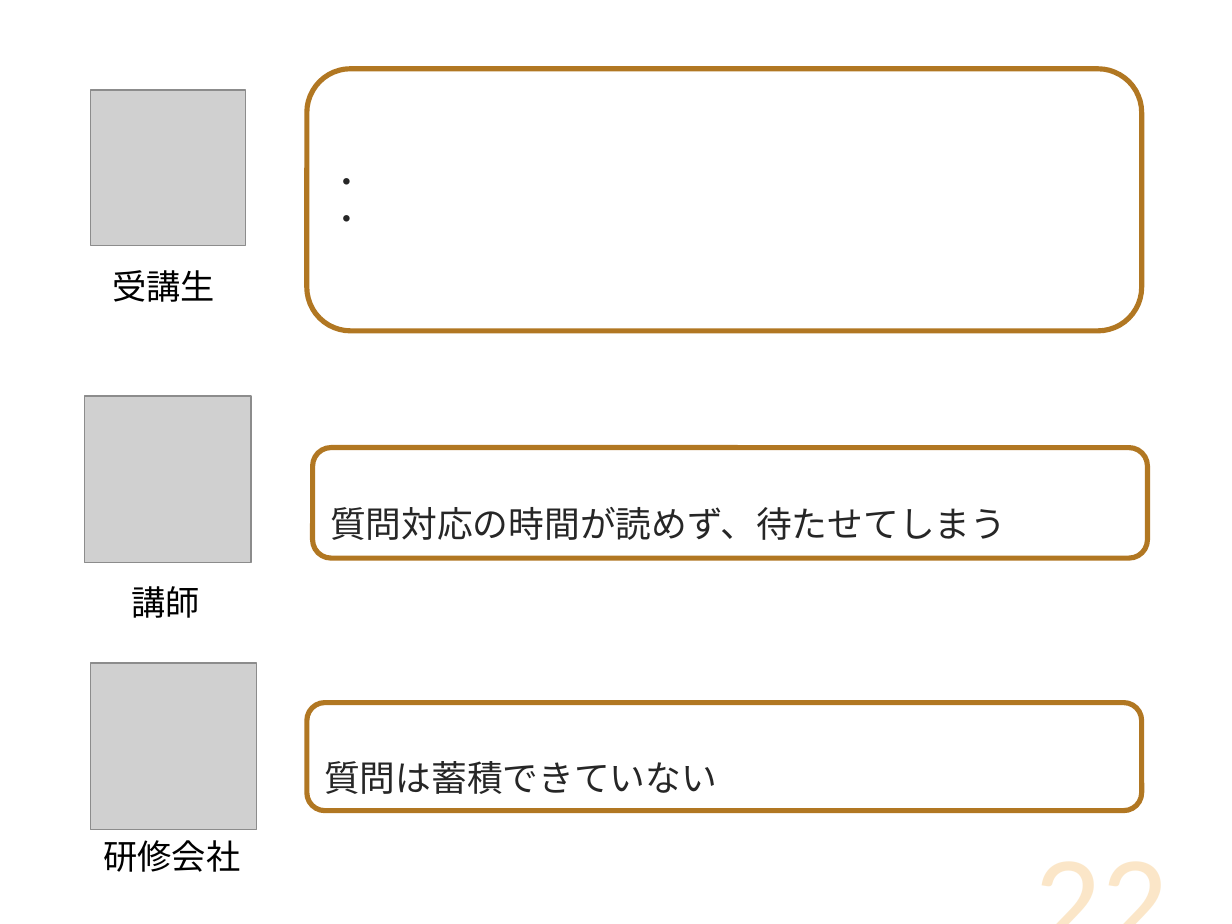
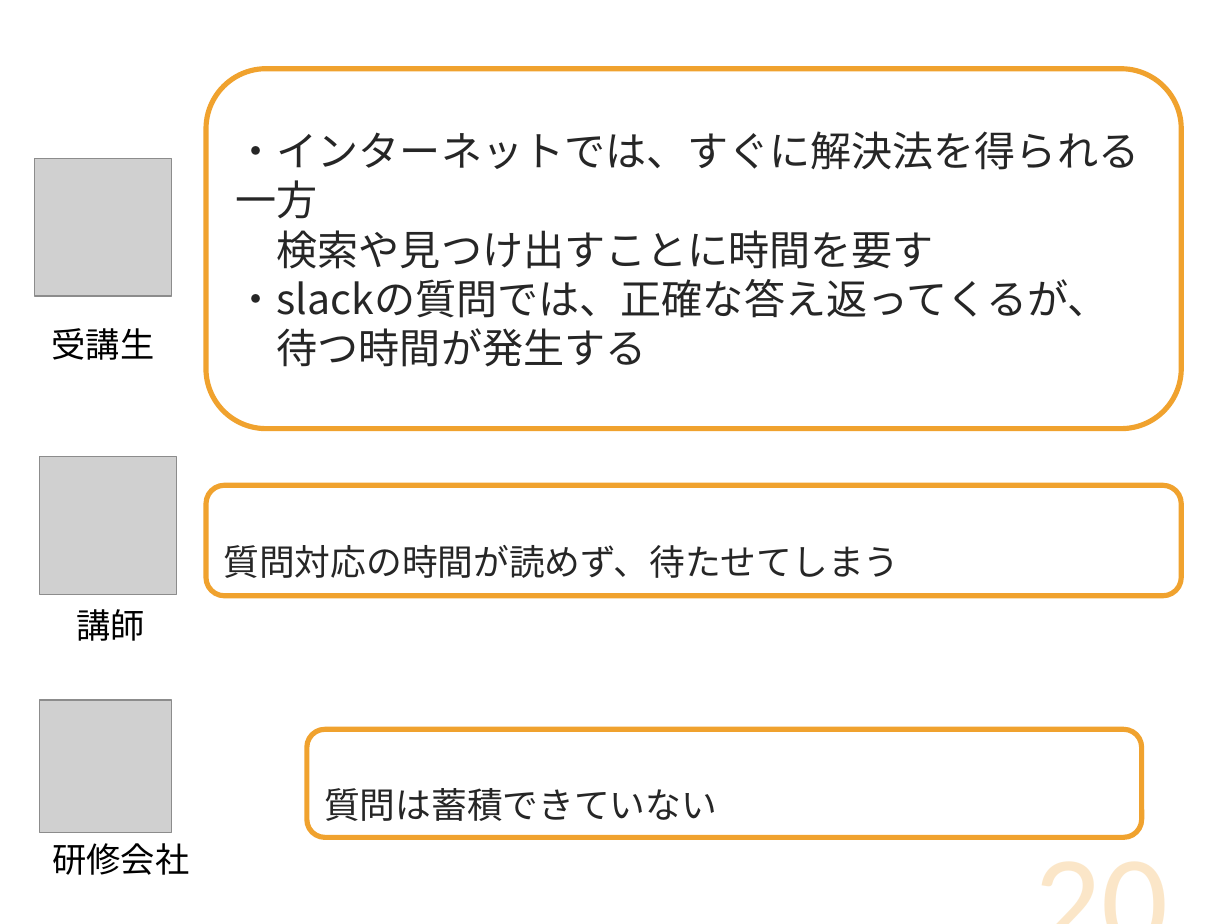
Before and after one commit to DOJO-2021/D-2, a slide deck: slide 20 of documents/プレゼン/Knowledge Holder_清書版.pptx (slide 22 before the commit). Drawn at 1232x924 pixels with LibreOffice and Linux fonts; fonts in the diff are those of the drawing; grey boxes stand for pictures. Boxes give left, top, right and bottom in pixels: in the first picture for what was removed or moved away, otherwise in the second. Text is boxed around its words. In the diff, an @@ line names an element or a change of style, - is before the commit and + after.

Commit message:
#128

```diff
--- a/documents/プレゼン/Knowledge Holder_清書版.pptx
+++ b/documents/プレゼン/Knowledge Holder_清書版.pptx
@@ outline #B27822 3 pt to #F0A22E 3 pt in 3 elements at (x1=307, y1=729, x2=1142, y2=838), (x1=206, y1=485, x2=1181, y2=596), (x1=206, y1=69, x2=1181, y2=429) @@
@@ rounded rectangle "・インターネットでは、すぐに解決法を得られる一方" resized from (x1=307, y1=69, x2=1142, y2=331) to (x1=206, y1=69, x2=1181, y2=429) @@
@@ text in rounded rectangle at (x1=236, y1=131, x2=1140, y2=367): text changed; size 18 to 24 pt; font Calibri to Noto Sans CJK JP @@
-・
-・
+・インターネットでは、すぐに解決法を得られる一方
+検索や見つけ出すことに時間を要す
+・slackの質問では、正確な答え返ってくるが、
+待つ時間が発生する
@@ picture resized from (x1=90, y1=90, x2=245, y2=245) to (x1=34, y1=159, x2=172, y2=297) @@
@@ text "受講生" moved from (x1=112, y1=270, x2=215, y2=302) to (x1=52, y1=328, x2=155, y2=360) @@
@@ picture resized from (x1=85, y1=395, x2=251, y2=562) to (x1=39, y1=457, x2=177, y2=595) @@
@@ rounded rectangle "質問対応の時間が読めず、待たせてしまう" resized from (x1=313, y1=447, x2=1148, y2=558) to (x1=206, y1=485, x2=1181, y2=596) @@
@@ text "講師" moved from (x1=131, y1=586, x2=199, y2=618) to (x1=77, y1=609, x2=145, y2=641) @@
@@ picture resized from (x1=90, y1=663, x2=256, y2=829) to (x1=39, y1=700, x2=171, y2=832) @@
@@ rounded rectangle "質問は蓄積できていない" moved from (x1=307, y1=702, x2=1142, y2=811) to (x1=307, y1=729, x2=1142, y2=838) @@
@@ page number at (x1=886, y1=792, x2=1181, y2=924): text changed @@
-22
+20
@@ text "研修会社" moved from (x1=103, y1=840, x2=240, y2=872) to (x1=52, y1=843, x2=189, y2=875) @@
```
Also in this commit, not shown: 10 other slides changed, 2 slides removed.
